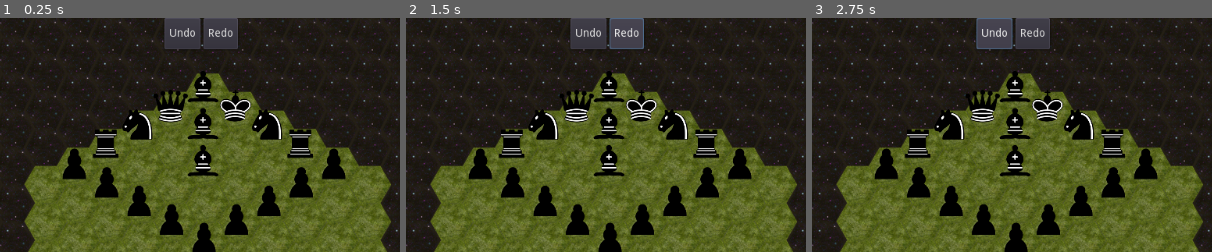
Above: before the commit, frames 1-3 (left to right).
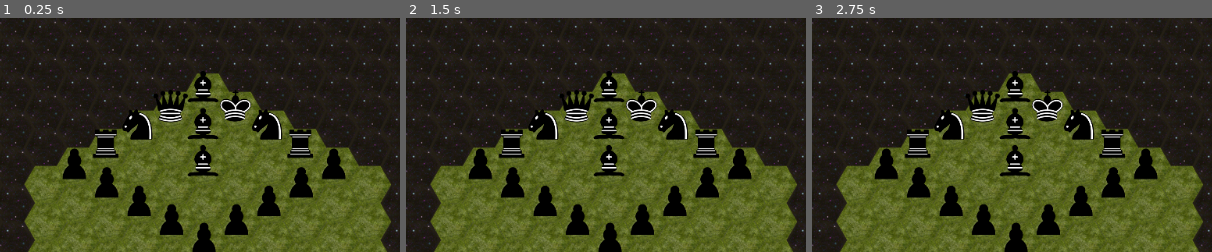
Above: after the commit, the same moments.

Repository: esbudylin/HexChess
Game: Godot game, scene res://map.tscn
Two runs of this game, one before a commit and one after it. Both use one fixed random seed, a clock stepped at 60 frames per second and the inputs below.
Inputs (mouse positions are % of the whole screen's width and height, from its top left):
- Up to frame 1 (0.25 s): no input
- Up to frame 2 (1.5 s): click (48, 3) at 0.5 s, where only the run before the commit has a clickable "Undo"; click (52, 3) at 1.25 s, where only the run before the commit has a clickable "Redo"
- Up to frame 3 (2.75 s): click (48, 3) at 2 s, where only the run before the commit has a clickable "Undo"
The pictures show only the part of the screen within x 25-75%, y 0-50%; the shares and areas given below are measured in that part.

The runs differ from the first frame. In frame 1, 2.3% of the frame differs, in the area x 41-60%, y 0-14%; in frame 2, 2.3%; in frame 3, 2.3%.

Commit message:
minor refactoring, promotion prototype

Diff:
--- a/Grid.gd
+++ b/Grid.gd
@@ -5,8 +5,20 @@
 var jumped_over_tiles = Dictionary ()
 var passable_tiles = Dictionary ()
 
-onready var initial_pawn_tiles_white = delete_duplicates($Mapping.draw_diagonal_line(Vector2(0, 1), 4, 1, 1)+$Mapping.draw_diagonal_line(Vector2(0, 1), 4, -1, 1))
-onready var initial_pawn_tiles_black = delete_duplicates($Mapping.draw_diagonal_line(Vector2(0, -1), 4, 1, -1)+$Mapping.draw_diagonal_line(Vector2(0, -1), 4, -1, -1))
+onready var initial_pawn_tiles_white = delete_duplicates(\
+$Mapping.draw_diagonal_line(Vector2(0, 1), 4, 1, 1)\
++$Mapping.draw_diagonal_line(Vector2(0, 1), 4, -1, 1))
+
+onready var initial_pawn_tiles_black = delete_duplicates(\
+$Mapping.draw_diagonal_line(Vector2(0, -1), 4, 1, -1)\
++$Mapping.draw_diagonal_line(Vector2(0, -1), 4, -1, -1))
+
+onready var promotion_tiles = delete_duplicates(\
+$Mapping.draw_diagonal_line(Vector2(0, -5), 5, 1, 1)\
++$Mapping.draw_diagonal_line(Vector2(0, -5), 5, -1, 1)\
++$Mapping.draw_diagonal_line(Vector2(0, 5), 5, 1, -1)\
++$Mapping.draw_diagonal_line(Vector2(0, 5), 5, -1, -1))
+
 onready var coord_tiles = $Mapping.regular_hexagon(0, 0)
 
 func _ready():
@@ -78,9 +90,9 @@
 	place_bishops()
 	place_knights()
 	place_rooks()
-	place_pawns ()
 	place_queens()
 	place_kings()
+	place_pawns ()
 
 func npc_coord (npc_list_local = npc_list):
 	var npc_coord_list = Dictionary ()
--- a/Map.gd
+++ b/Map.gd
@@ -3,6 +3,8 @@
 var range_of_movement = Array()
 var active_piece
 var turn = "white"
+
+var clickable = true
 
 func _ready():
 
@@ -14,7 +16,7 @@
 func _unhandled_input(event):
 
 	if event is InputEventMouseButton:
-		if event.pressed:
+		if event.pressed and clickable:
 			var clicked_cell = $TileMap.world_to_map(get_global_mouse_position())
 
 			if clicked_cell in range_of_movement:
@@ -39,6 +41,10 @@
 
 				$TileMap.passable_tiles = {}
 
+				if 'Pawn' in active_piece.name and clicked_cell in $TileMap.promotion_tiles:
+					$HUD/PromotionBox.visible = true
+					clickable = false
+
 				if turn == 'white':
 					turn = 'black'
 				else:
--- a/Mapping.gd
+++ b/Mapping.gd
@@ -9,10 +9,20 @@
 	var closest_tiles = Array()
 
 	if int(position[0])%2!=0:
-		closest_tiles += [Vector2(position[0]+1, position[1]+1), Vector2(position[0]+1, position[1]), Vector2(position[0], position[1]-1), Vector2(position[0]-1, position[1]), Vector2(position[0]-1, position[1]+1), Vector2(position[0], position[1]+1)]
+		closest_tiles += [Vector2(position[0]+1, position[1]+1), \
+		Vector2(position[0]+1, position[1]), \
+		Vector2(position[0], position[1]-1), \
+		Vector2(position[0]-1, position[1]), \
+		Vector2(position[0]-1, position[1]+1), \
+		Vector2(position[0], position[1]+1)]
 
 	else:
-		closest_tiles += [Vector2(position[0]+1, position[1]-1), Vector2(position[0]+1, position[1]), Vector2(position[0], position[1]-1), Vector2(position[0]-1, position[1]), Vector2(position[0]-1, position[1]-1), Vector2(position[0], position[1]+1)]
+		closest_tiles += [Vector2(position[0]+1, position[1]-1), \
+		Vector2(position[0]+1, position[1]), \
+		Vector2(position[0], position[1]-1), \
+		Vector2(position[0]-1, position[1]), \
+		Vector2(position[0]-1, position[1]-1), \
+		Vector2(position[0], position[1]+1)]
 
 	return closest_tiles
 
--- a/map.tscn
+++ b/map.tscn
@@ -176,6 +176,7 @@
 text = "try again?"
 
 [node name="HBoxContainer" type="HBoxContainer" parent="HUD"]
+visible = false
 anchor_left = 0.5
 anchor_right = 0.5
 margin_left = -48.5
@@ -193,6 +194,40 @@
 margin_bottom = 40.0
 text = "Redo"
 
+[node name="PromotionBox" type="HBoxContainer" parent="HUD"]
+visible = false
+anchor_left = 0.5
+anchor_top = 0.5
+anchor_right = 0.5
+anchor_bottom = 0.5
+margin_left = -109.0
+margin_top = -20.0
+margin_right = 109.0
+margin_bottom = 20.0
+
+[node name="Bishop" type="Button" parent="HUD/PromotionBox"]
+margin_right = 56.0
+margin_bottom = 40.0
+text = "Bishop"
+
+[node name="Knight" type="Button" parent="HUD/PromotionBox"]
+margin_left = 60.0
+margin_right = 112.0
+margin_bottom = 40.0
+text = "Knight"
+
+[node name="Rook" type="Button" parent="HUD/PromotionBox"]
+margin_left = 116.0
+margin_right = 159.0
+margin_bottom = 40.0
+text = "Rook"
+
+[node name="Queen" type="Button" parent="HUD/PromotionBox"]
+margin_left = 163.0
+margin_right = 218.0
+margin_bottom = 40.0
+text = "Queen"
+
 [node name="Camera2D" type="Camera2D" parent="."]
 visible = false
 current = true
